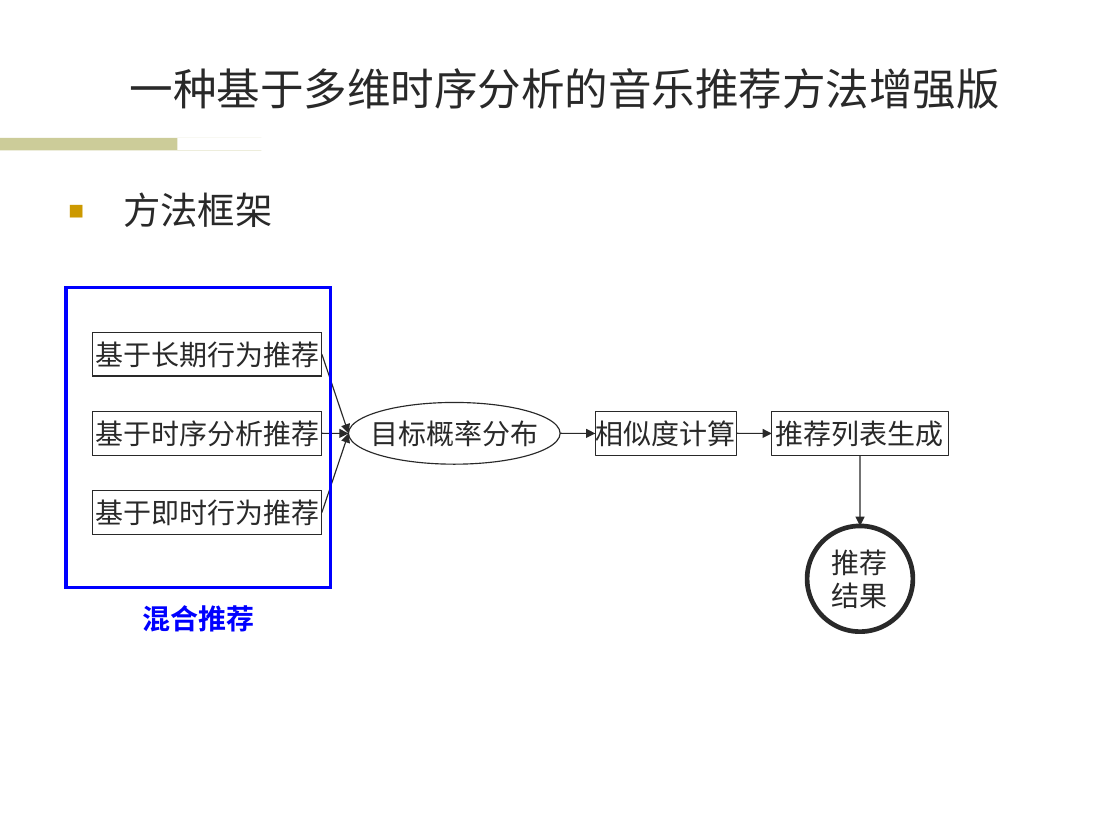
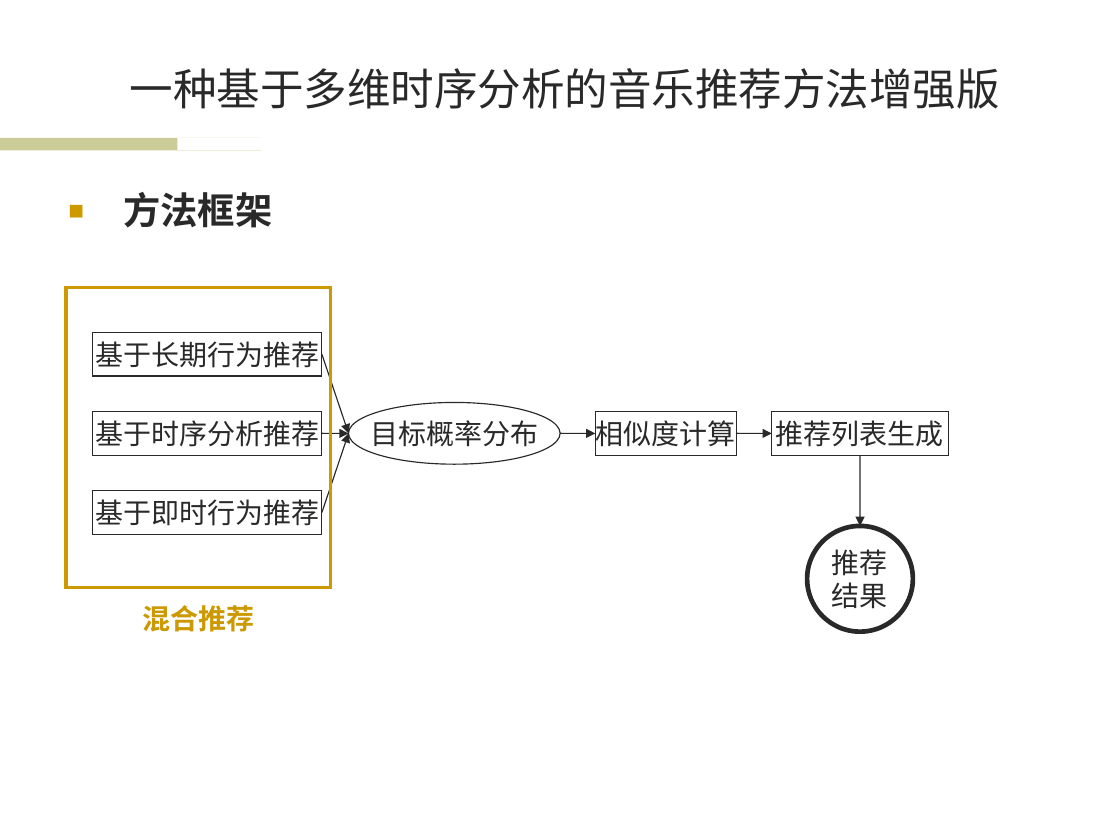
Before and after one commit to wwssttt/NJUThesis, a slide deck: slide 9 of ppt/一种基于时间序列分析的个性化音乐推荐系统及其实现.ppt. Drawn at 1120x840 pixels with LibreOffice and Linux fonts; fonts in the diff are those of the drawing; background and template pictures are left out. Boxes give left, top, right and bottom in pixels: in the first picture for what was removed or moved away, otherwise in the second. Text is boxed around its words. In the diff, an @@ line names an element or a change of style, - is before the commit and + after.

```diff
--- a/ppt/一种基于时间序列分析的个性化音乐推荐系统及其实现.ppt
+++ b/ppt/一种基于时间序列分析的个性化音乐推荐系统及其实现.ppt
@@ text "方法框架" at (123, 192, 272, 228): bold on @@
@@ rectangle at (66, 288, 330, 588): outline #0000FF 2.24 pt to #CC9900 2.24 pt @@
@@ text "混合推荐" at (142, 605, 254, 632): text colour #0000FF to #CC9900 @@
```
Also in this commit, not shown: 9 other slides changed, 2 slides added, 1 slide removed.
